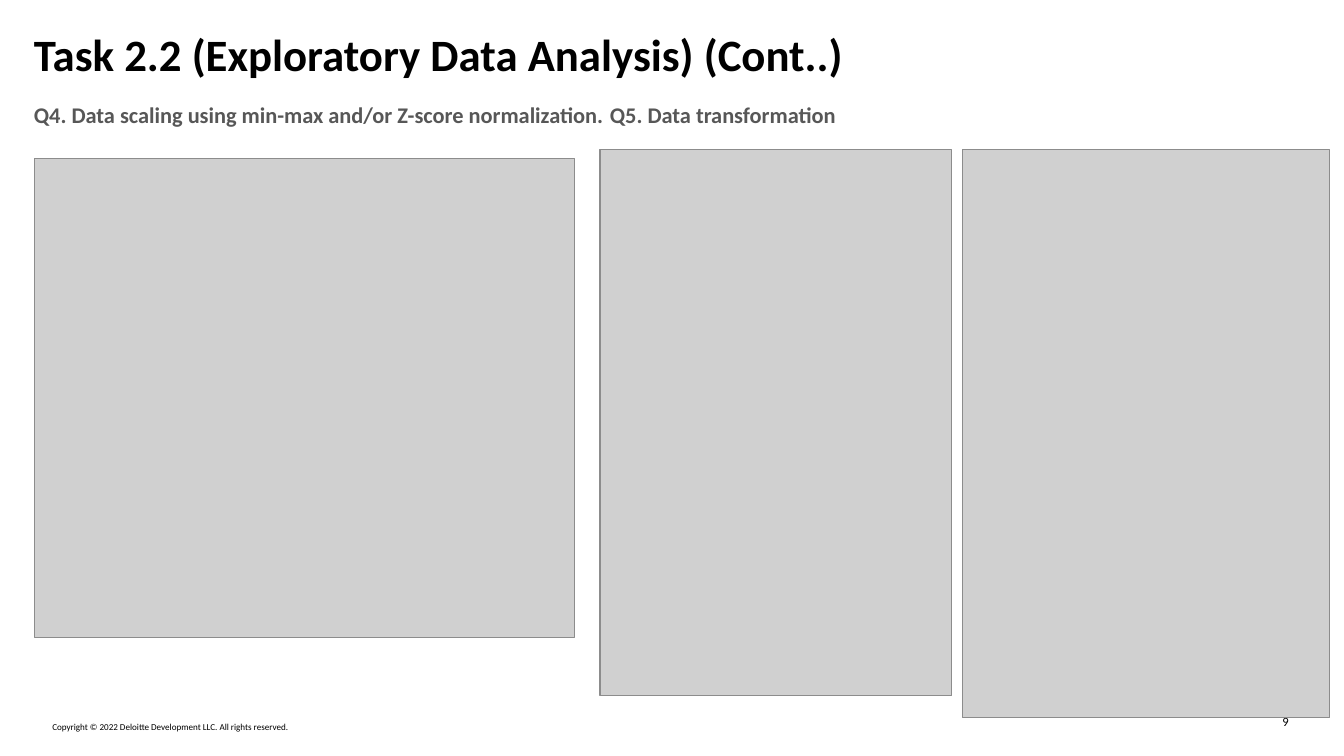
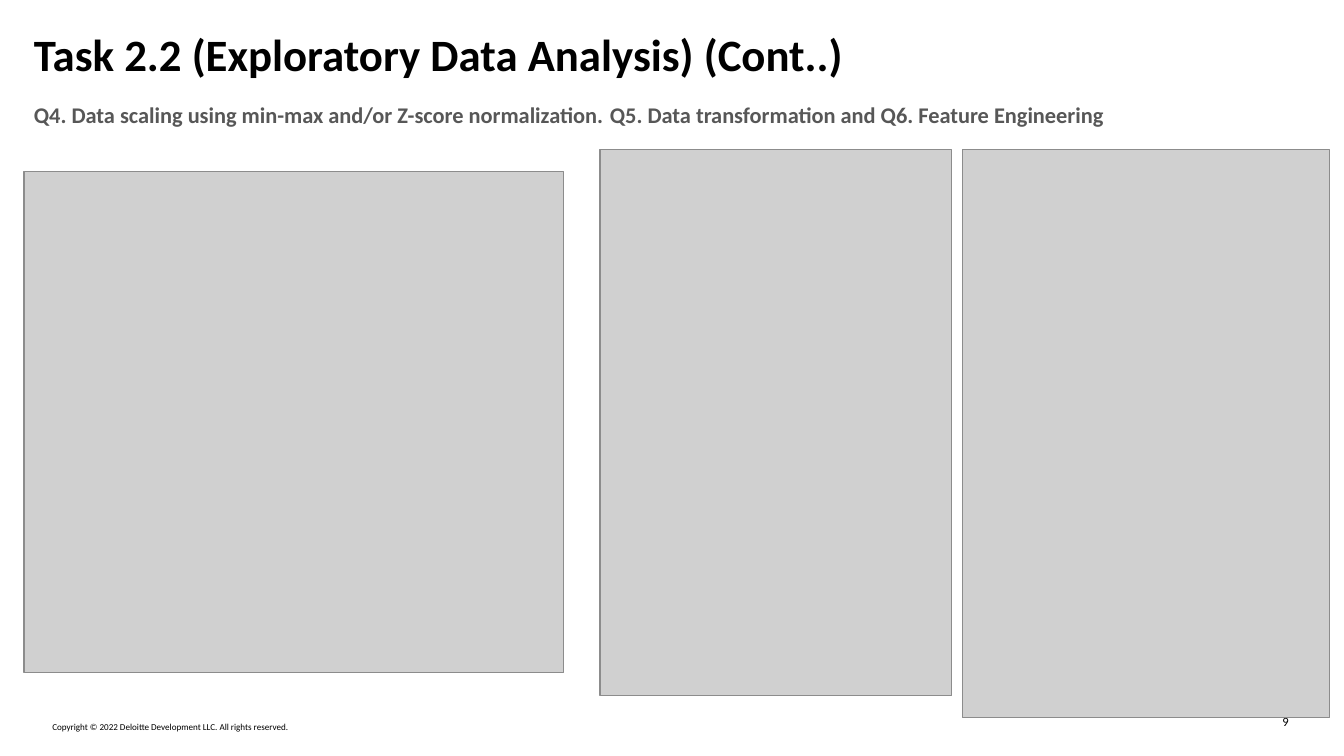
Before and after one commit to hiteshgulati/deloitte_capstone_group, a slide deck: slide 9 of Used Car Data/Capstone_Project_CheckPoint_2.pptx. Drawn at 1344x756 pixels with LibreOffice and Linux fonts; fonts in the diff are those of the drawing; grey boxes stand for pictures. Boxes give left, top, right and bottom in pixels: in the first picture for what was removed or moved away, otherwise in the second. Text is boxed around its words. In the diff, an @@ line names an element or a change of style, - is before the commit and + after.

```diff
--- a/Used Car Data/Capstone_Project_CheckPoint_2.pptx
+++ b/Used Car Data/Capstone_Project_CheckPoint_2.pptx
@@ text at (x1=610, y1=107, x2=1103, y2=127): text changed @@
-Q5. Data transformation
+Q5. Data transformation and Q6. Feature Engineering
@@ picture resized from (x1=35, y1=158, x2=575, y2=637) to (x1=24, y1=171, x2=564, y2=673) @@
```
Also in this commit, not shown: 3 other slides changed, 1 slide added, 1 slide removed, 16 other files.
